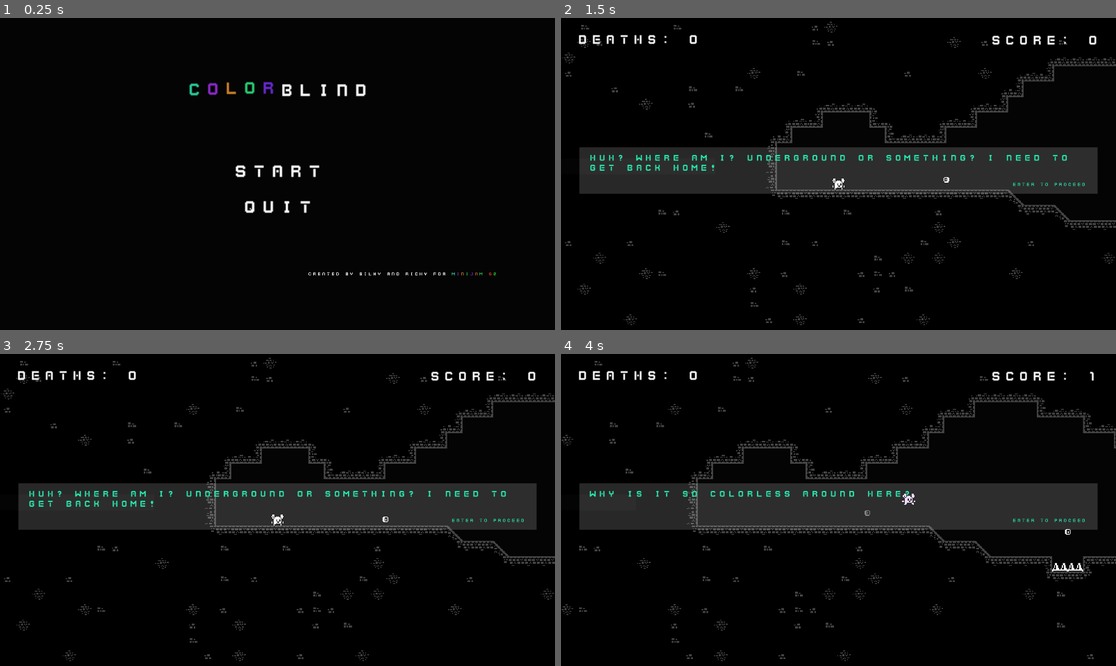
Above: before the commit, frames 1-4 (two rows, left to right).
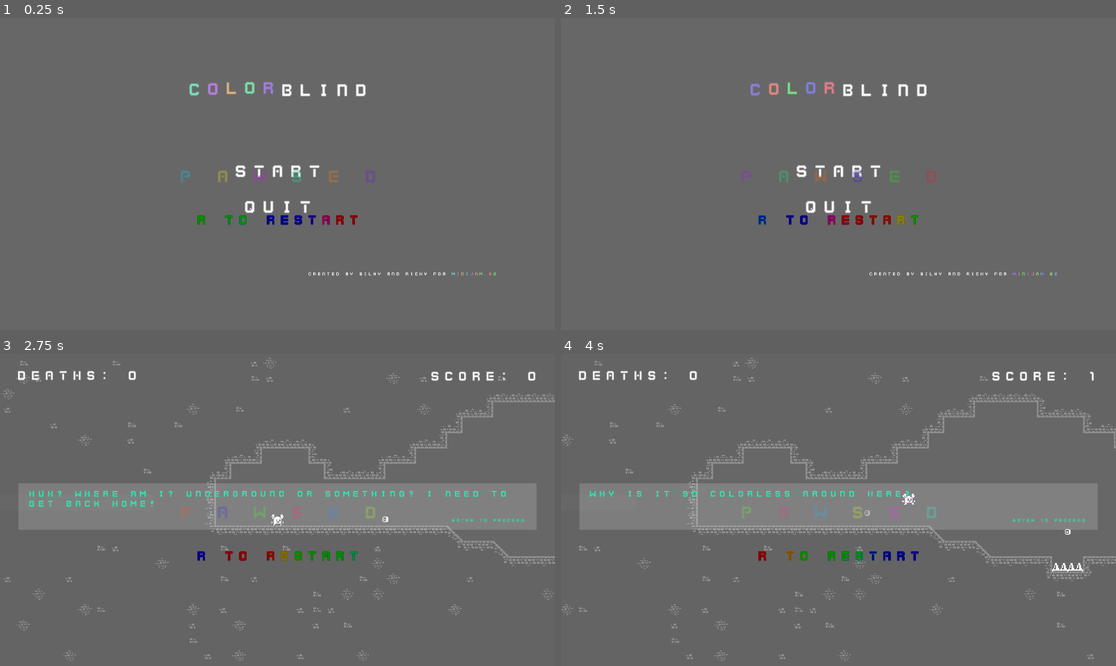
Above: after the commit, the same moments.

Repository: jlzeng-i-got-locked-out-of-rokky258/ColorBlind
Game: Godot game, scene res://assets/Scenes/StartScreen.tscn
The game is run twice, just before and just after one commit, with the same random seed, the same clock (stepped at 60 frames per second) and the same inputs.
Inputs (mouse positions are in pixels of both pictures, inside the frame that each line leads up to):
- Up to frame 1 (0.25 s): no input
- Up to frame 2 (1.5 s): click "START" at 0.5 s; click (838, 174) at 1.25 s, where only the run after the commit has a clickable "START"
- Up to frame 3 (2.75 s): click (277, 413) at 2 s, where only the run after the commit has a clickable "COLORBLIND"
- Up to frame 4 (4 s): tap Enter (ui_accept) at 2.75 s; move the mouse to (960, 494) at 2.77 s; hold D (move_right) from 2.78 s (still down); tap Shift (move_dash) at 2.85, 3.6 s; tap Space (move_jump) at 3.02, 3.77 s; move the mouse to (727, 525) at 3.52 s

The runs differ from the first frame. In frame 1, 100% of the frame differs, in the area x 0-100%, y 0-100%; in frame 2, 100%; in frame 3, 99%; in frame 4, 99%.

Commit message:
Added text to pause

Diff:
--- a/assets/Scenes/Pause.tscn
+++ b/assets/Scenes/Pause.tscn
@@ -15,7 +15,6 @@
 script = ExtResource( 1 )
 
 [node name="Background" type="TextureRect" parent="."]
-visible = false
 modulate = Color( 1, 1, 1, 0.396078 )
 anchor_right = 1.0
 anchor_bottom = 1.0
@@ -40,3 +39,18 @@
 bbcode_enabled = true
 bbcode_text = "[rainbow][center]P A W S E D[/rainbow][/center]"
 text = "P A W S E D[/rainbow]"
+
+[node name="Text2" type="RichTextLabel" parent="Background"]
+anchor_left = 0.5
+anchor_top = 0.5
+anchor_right = 0.5
+anchor_bottom = 0.5
+margin_left = -456.0
+margin_top = 84.0001
+margin_right = -152.0
+margin_bottom = 124.0
+rect_scale = Vector2( 3, 3 )
+custom_fonts/normal_font = ExtResource( 2 )
+bbcode_enabled = true
+bbcode_text = "[rainbow sat=10 freq=0.2][center]R TO RESTART[/rainbow][/center]"
+text = "R TO RESTART[/rainbow]"
